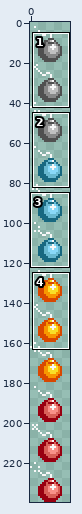
Sprite sheet -- graphics/npc/npc-134.png. The picture above shows the old version from afar; the outline marks the close-up.
Close-up. Earlier state:
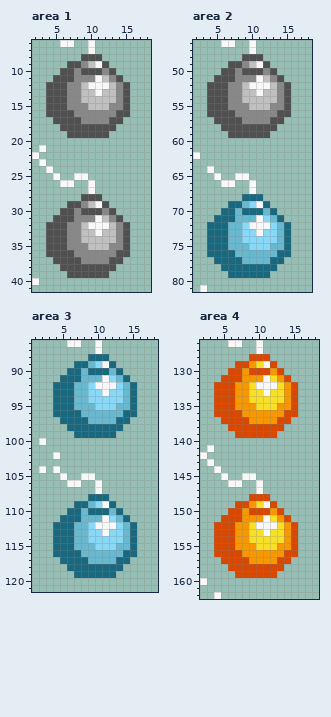
The file is 40x480 pixels, drawn in blocks of 2x2; one block is one cell here. Shown: area 1: x 2..18, y 6..41; area 2: x 2..18, y 46..81; area 3: x 1..18, y 86..121; area 4: x 2..18, y 126..162. The commit also changed other parts of the picture, which this record leaves out.
The same view after the edit:
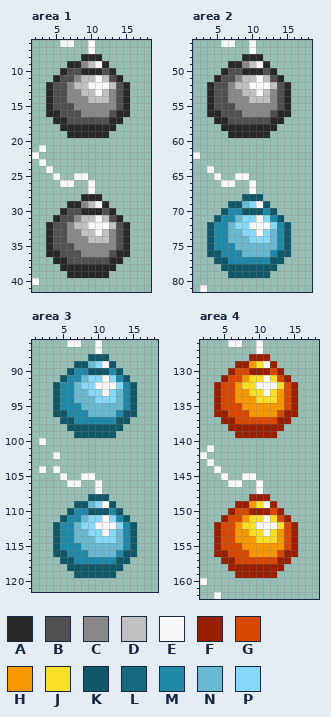
Palette (. is transparent): A #282828  B #505050  C #888888  D #c0c0c0  E #f8f8f8  F #982000  G #d84800  H #f89800  J #f8e028  K #105868  L #186880  M #2088a8  N #68b8d0  P #88d8f8
From old to new:
Changed rows in their new state; - is an unchanged pixel.
Area 1:
first column x 4:
 8 -----AAA----
 9 ---AA---A---
10 --A-BAAABA--
11 -A---DD--BA-
12 A---D-----BA
13 A--------CBA
14 A----C---CBA
15 A--B--CCC-BA
16 AA--B----BAA
17 -AA--BBBBAA-
18 --AAAAAAAA--
19 ---AAAAAA---
first column x 4:
28 -----AAA----
29 ---AA---A---
30 --A-BAAABA--
31 -A---DD--BA-
32 A---D-----BA
33 A--------CBA
34 A----C---CBA
35 A--B--CCC-BA
36 AA--B----BAA
37 -AA--BBBBAA-
38 --AAAAAAAA--
39 ---AAAAAA---
Area 2:
first column x 4:
48 -----AAA----
49 ---AA---A---
50 --A-BAAABA--
51 -A---DD--BA-
52 A---D-----BA
53 A--------CBA
54 A----C---CBA
55 A--B--CCC-BA
56 AA--B----BAA
57 -AA--BBBBAA-
58 --AAAAAAAA--
59 ---AAAAAA---
first column x 4:
68 -----KKK----
69 ---KK---K---
70 --KMMKKKMK--
71 -KMM-PP--MK-
72 KMM-P-----MK
73 KMM------NMK
74 KMM--N---NMK
75 KMMM--NNN-MK
76 KKMMM----MKK
77 -KKMMMMMMKK-
78 --KKKKKKKK--
79 ---KKKKKK---
Area 3:
first column x 4:
 88 -----KKK----
 89 ---KK---K---
 90 --KMMKKKMK--
 91 -KMM-PP--MK-
 92 KMM-P-----MK
 93 KMM------NMK
 94 KMM--N---NMK
 95 KMMM--NNN-MK
 96 KKMMM----MKK
 97 -KKMMMMMMKK-
 98 --KKKKKKKK--
 99 ---KKKKKK---
first column x 4:
108 -----KKK----
109 ---KK---K---
110 --KMMKKKMK--
111 -KMM-PP--MK-
112 KMM-P-----MK
113 KMM------NMK
114 KMM--N---NMK
115 KMMM--NNN-MK
116 KKMMM----MKK
117 -KKMMMMMMKK-
118 --KKKKKKKK--
119 ---KKKKKK---
Area 4:
first column x 4:
128 -----FFF----
129 ---FF---F---
130 --F-GFFFGF--
131 -F---JJ--GF-
132 F---J-----GF
133 F--------HGF
134 F----H---HGF
135 F--G--HHH-GF
136 FF--G----GFF
137 -FF--GGGGFF-
138 --FFFFFFFF--
139 ---FFFFFF---
first column x 4:
148 -----FFF----
149 ---FF---F---
150 --F-GFFFGF--
151 -F---JJ--GF-
152 F---J-----GF
153 F--------HGF
154 F----H---HGF
155 F--G--HHH-GF
156 FF--G----GFF
157 -FF--GGGGFF-
158 --FFFFFFFF--
159 ---FFFFFF---
